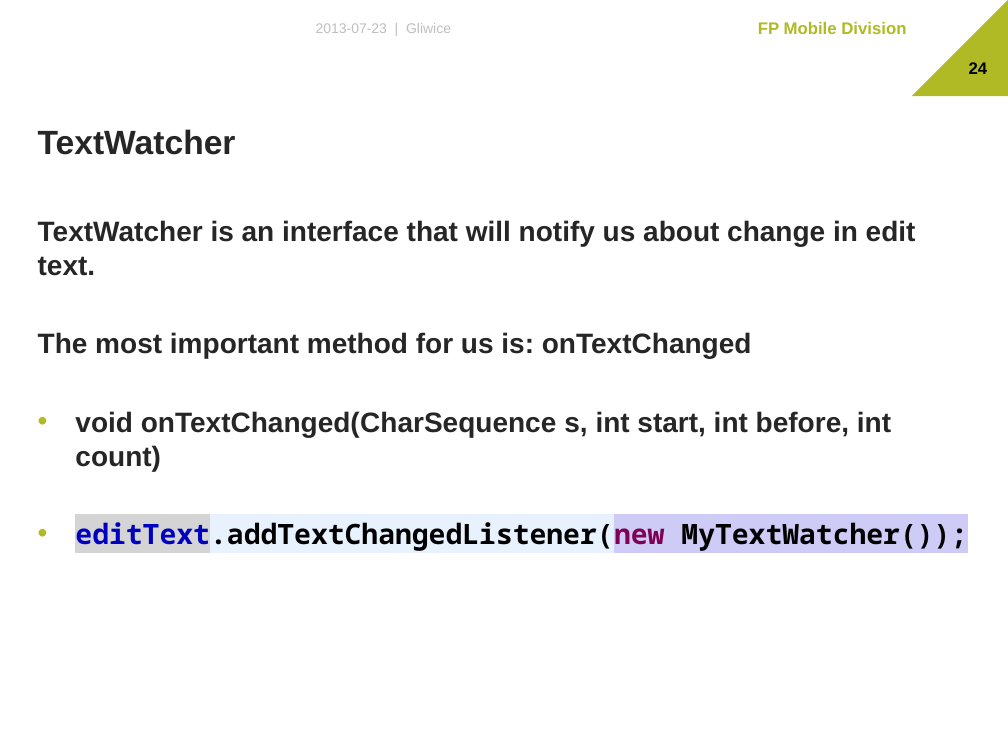
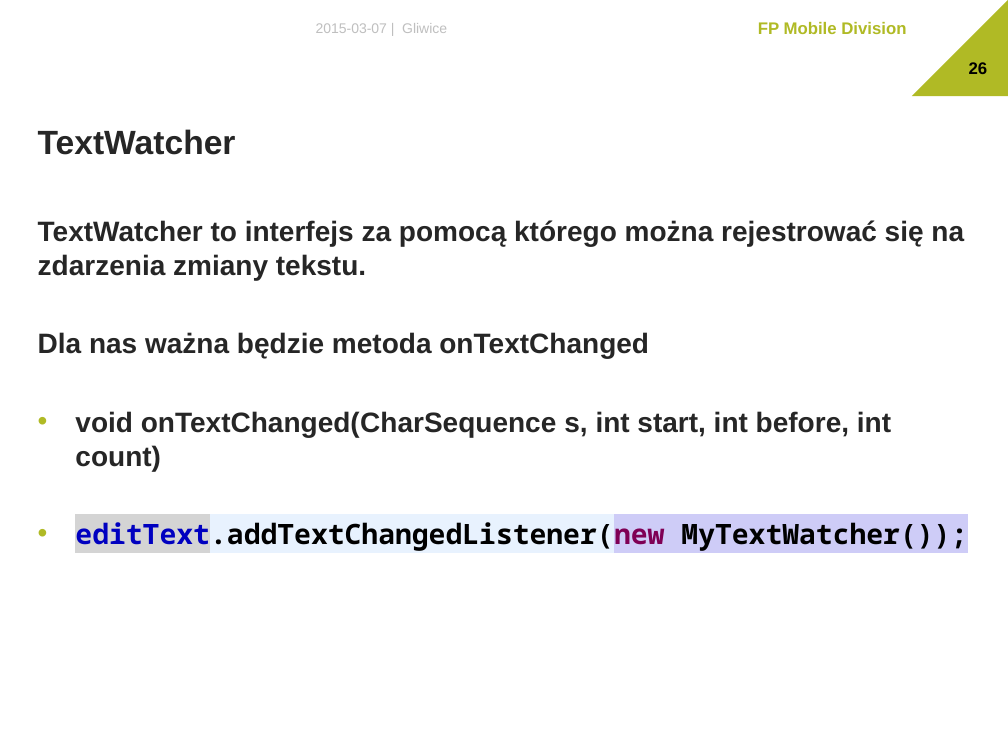
Before and after one commit to The-Lizard-Project/android-basics, a slide deck: slide 26 of Dokumenty/Presentation.pptx (slide 24 before the commit). Drawn at 1008x756 pixels with LibreOffice and Linux fonts; fonts in the diff are those of the drawing; background and template pictures are left out. Boxes give left, top, right and bottom in pixels: in the first picture for what was removed or moved away, otherwise in the second. Text is boxed around its words. In the diff, an @@ line names an element or a change of style, - is before the commit and + after.

```diff
--- a/Dokumenty/Presentation.pptx
+++ b/Dokumenty/Presentation.pptx
@@ text at [316,23,447,33]: text changed @@
-2013-07-23 | Gliwice
+2015-03-07 | Gliwice
@@ page number at [969,62,988,74]: text changed @@
-24
+26
@@ text at [38,220,964,359]: text changed @@
-TextWatcher is an interface that will notify us about change in edit text.
-The most important method for us is: onTextChanged
+TextWatcher to interfejs za pomocą którego można rejestrować się na zdarzenia zmiany tekstu.
+Dla nas ważna będzie metoda onTextChanged
```
Also in this commit, not shown: 28 other slides changed, 10 slides added, 11 slides removed.
